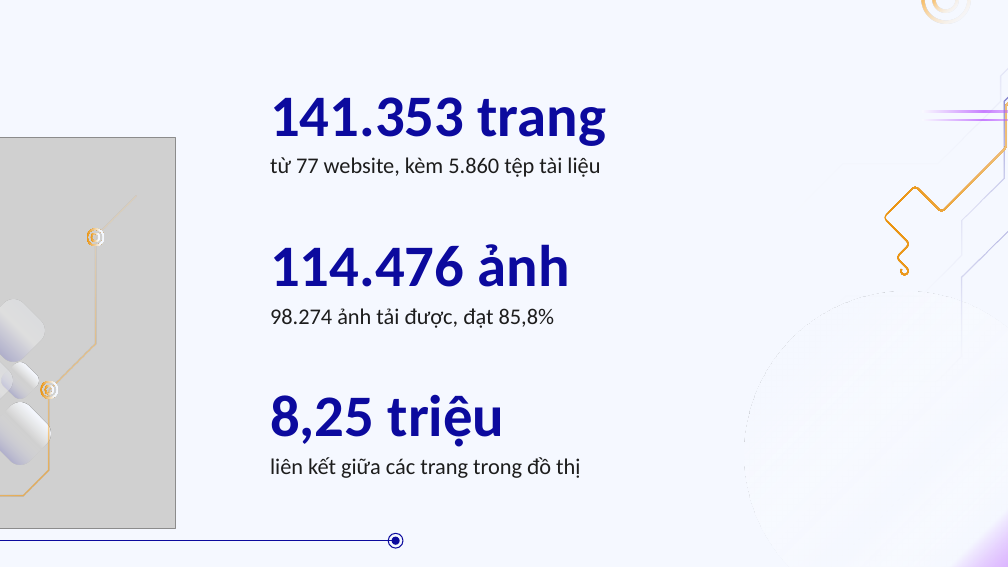
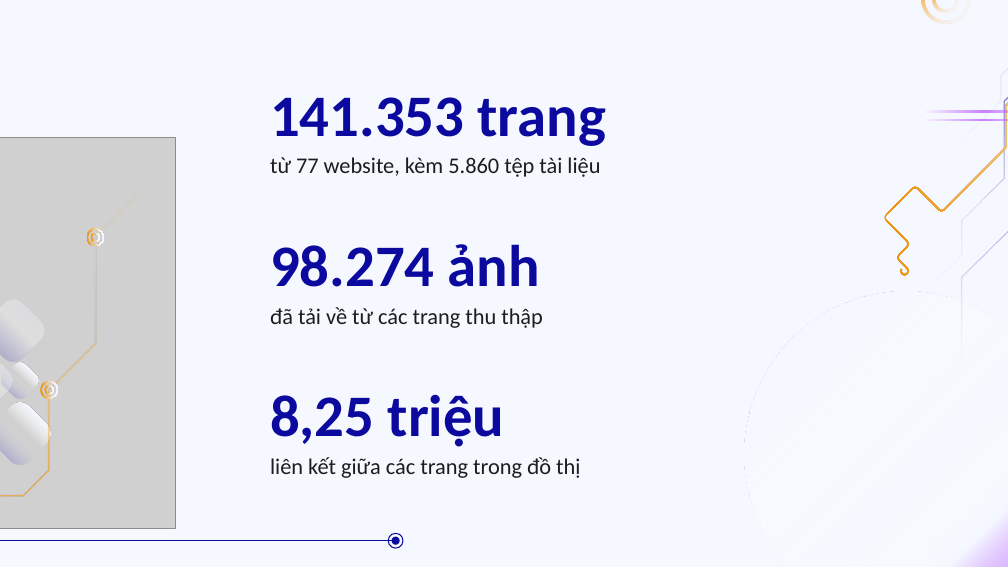
Before and after one commit to doanan293/WebCorpusPipeline, a slide deck: slide 24 of docs/presentation/IT4863-Nhom-BAT-Slide.pptx. Drawn at 1008x567 pixels with LibreOffice and Linux fonts; fonts in the diff are those of the drawing; grey boxes stand for pictures. Boxes give left, top, right and bottom in pixels: in the first picture for what was removed or moved away, otherwise in the second. Text is boxed around its words. In the diff, an @@ line names an element or a change of style, - is before the commit and + after.

```diff
--- a/docs/presentation/IT4863-Nhom-BAT-Slide.pptx
+++ b/docs/presentation/IT4863-Nhom-BAT-Slide.pptx
@@ title at bbox=[270, 244, 540, 287]: text changed @@
-114.476 ảnh
+98.274 ảnh
@@ subtitle at bbox=[270, 307, 543, 328]: text changed @@
-98.274 ảnh tải được, đạt 85,8%
+đã tải về từ các trang thu thập
```
Also in this commit, not shown: 1 other file.
